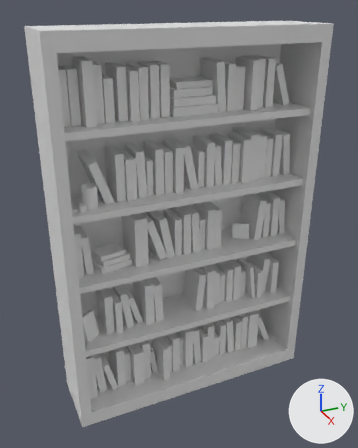
The Blender file Blender files/bookshelf.blend, before and after one commit.
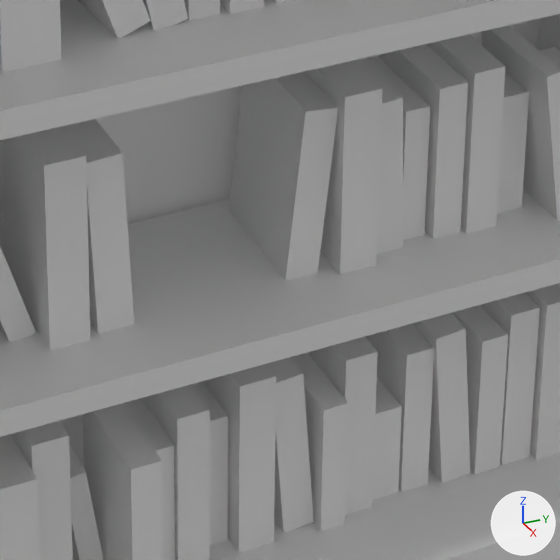
Each version is shown whole from a 50 mm lens placed at (14.23, -6.35, 6.86), pointed at (0.51, -0.18, 0.01), then close up on the part from 38% to 71% of the width and 56% to 82% of the height. Every picture has the same lights, and +X, +Y and +Z are marked at lower right.
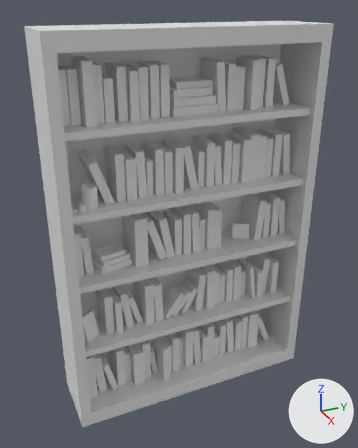
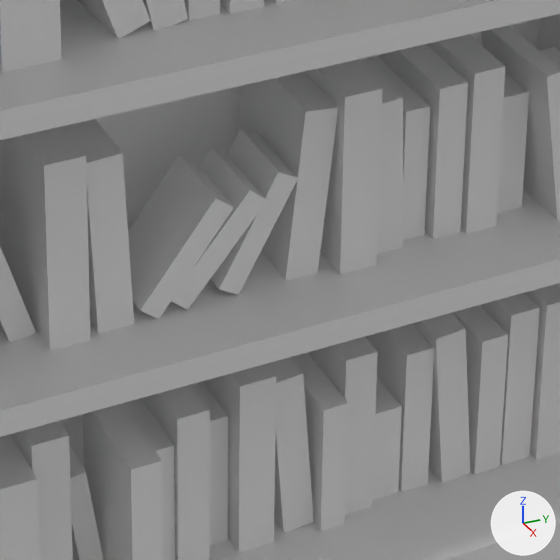
Commit message: untextured bookshelf finished for reals

The edits, one by one:
Object 'Cube.057' (ob_cube_057) is new; it shows a copy of the mesh of ob_cube_124.
Its location is (0.629, -0.534, -2.876).
Its rotation in degrees is (-38, -3, -2).
Its scale is (0.353, 0.0889, 0.496).
Object 'Cube.055' (ob_cube_055) is new; it shows a copy of the mesh of ob_cube_124.
Its location is (0.623, -0.283, -2.874).
Its rotation in degrees is (-40, -3.1, -1.8).
Its scale is (0.355, 0.0894, 0.498).
Object 'Cube.052' (ob_cube_052) is new; it shows a copy of the mesh of ob_cube_124.
Its location is (0.605, 0.047, -2.826).
Its rotation in degrees is (-29, -2, -2.3).
Its scale is (0.355, 0.0894, 0.498).

Boxes [x1, y1, x2, y2] around the edits, measured in the close-ups (560 x 560 px):
'Cube.057', added
    after: [128, 155, 234, 319]
'Cube.052', added
    after: [211, 129, 298, 295]
'Cube.055', added
    after: [172, 147, 267, 310]
